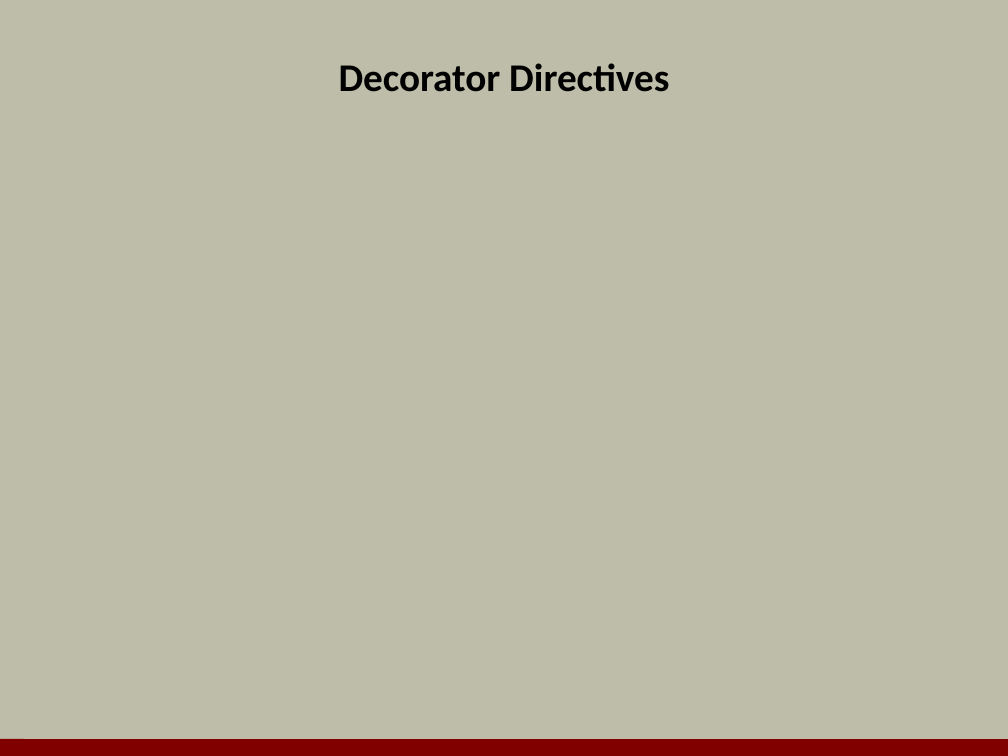
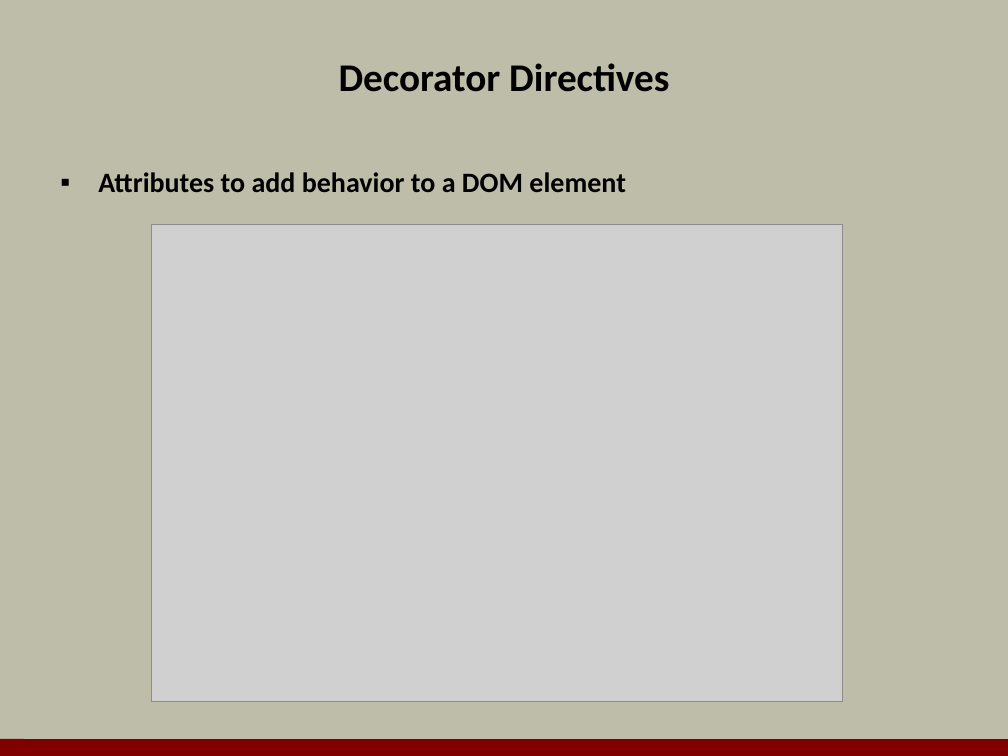
Before and after one commit to OdeToCode/classes, a slide deck: slide 8 of angular2/slides/07_directives.pptx. Drawn at 1008x756 pixels with LibreOffice and Linux fonts; fonts in the diff are those of the drawing; grey boxes stand for pictures; background and template pictures are left out. Boxes give left, top, right and bottom in pixels: in the first picture for what was removed or moved away, otherwise in the second. Text is boxed around its words. In the diff, an @@ line names an element or a change of style, - is before the commit and + after.

```diff
--- a/angular2/slides/07_directives.pptx
+++ b/angular2/slides/07_directives.pptx
@@ text added at (98, 172, 626, 192), 20 pt, text #000000, bold @@
+▪ Attributes to add behavior to a DOM element
@@ picture added at (151, 225, 843, 702) @@
```
Also in this commit, not shown: 2 other slides changed, 7 slides added, 7 slides removed, 1 other file.
